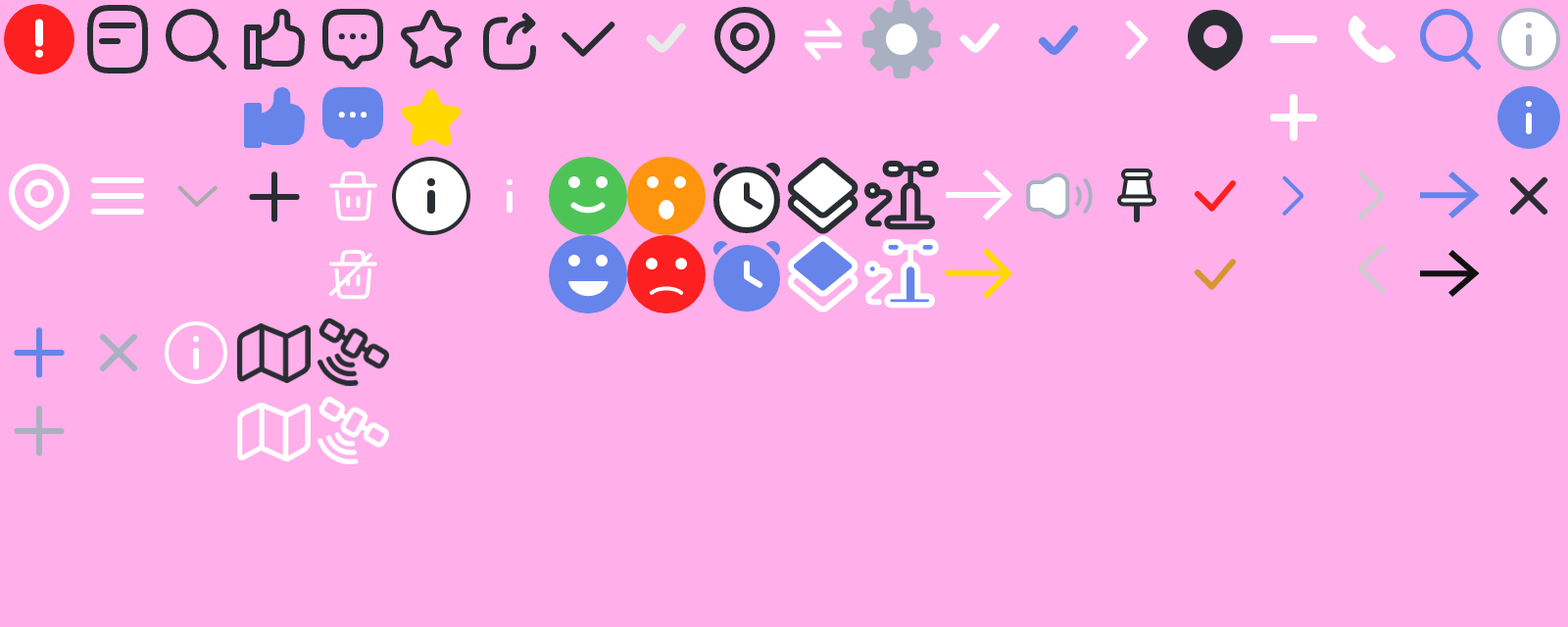
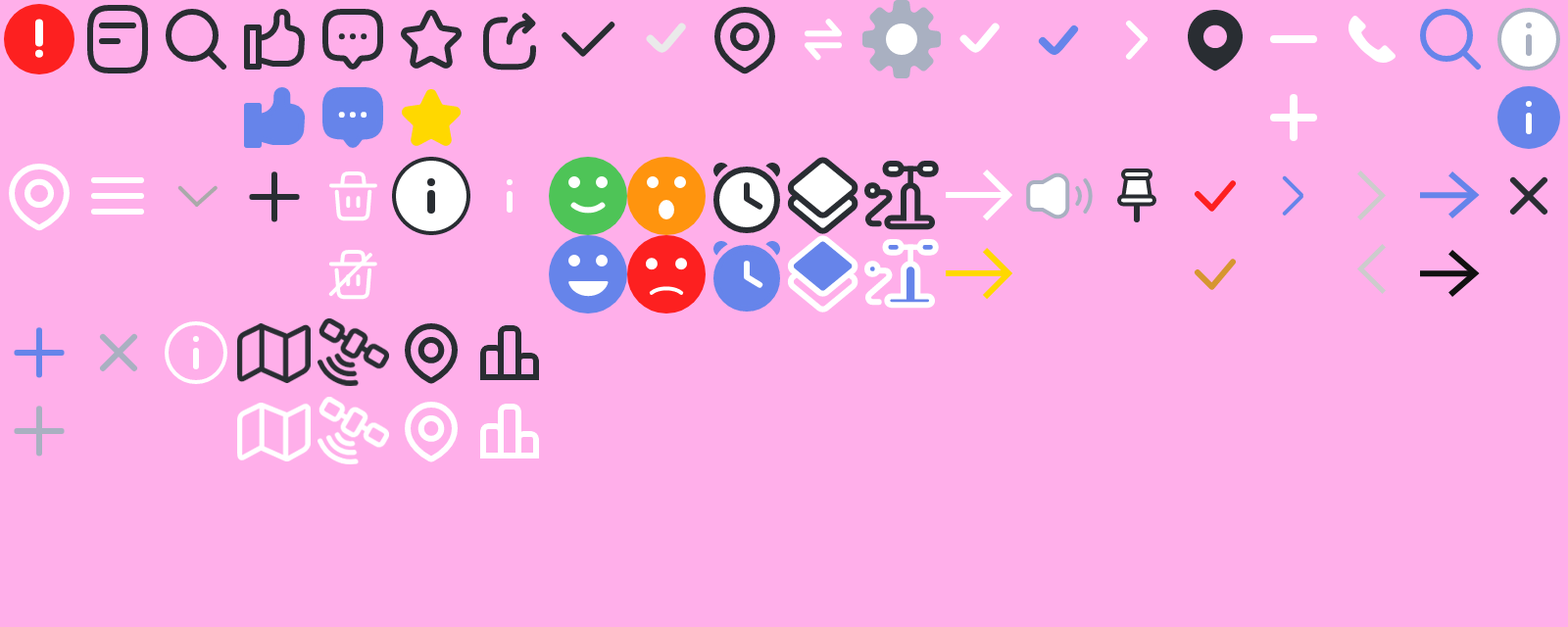
Two versions of the same layered image (1568x627). Layer-by-layer changes:
added layer "Layer 115 copy" in group "세번쨰 줄" over <box>480,403,539,459</box>
added layer "Layer 115" in group "세번쨰 줄" over <box>480,325,539,381</box>
added layer "Layer 113 copy" in group "세번쨰 줄" over <box>404,401,458,463</box>
added layer "Layer 113" in group "세번쨰 줄" over <box>404,323,458,385</box>
